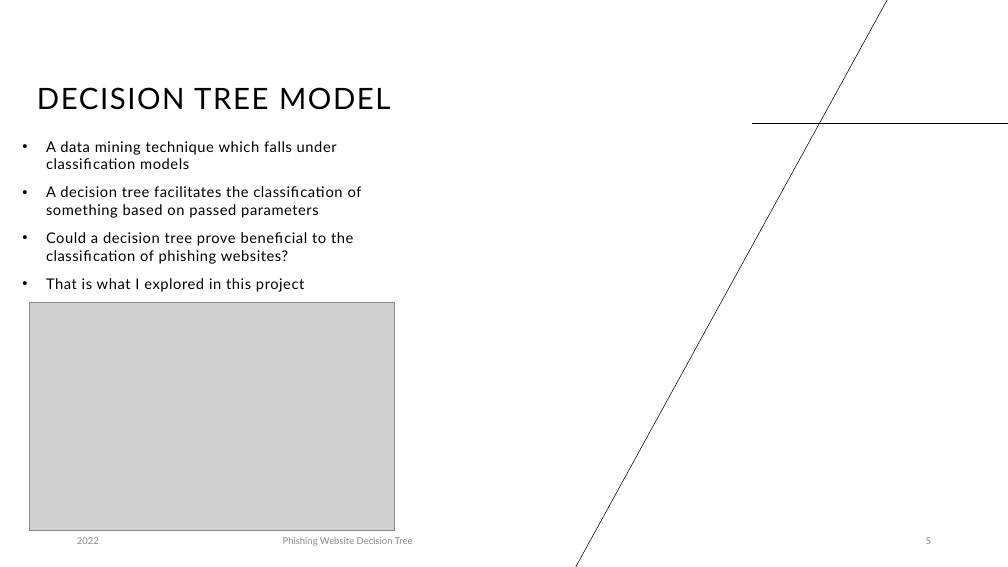
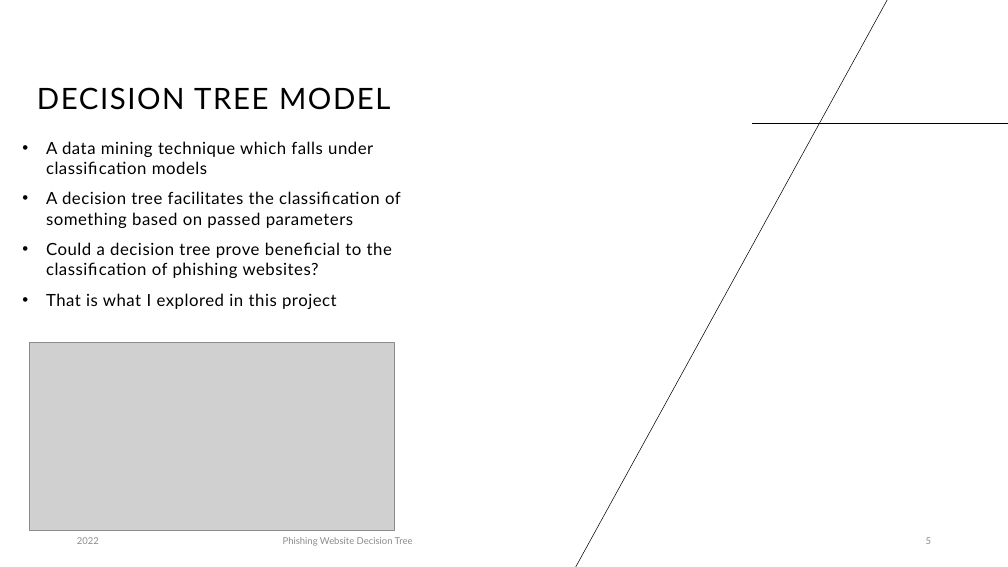
Before and after one commit to JakenW/CS422-Data-Mining, a slide deck: slide 5 of Final Project/Final Project Presentation - Jaken Whipp.pptx. Drawn at 1008x567 pixels with LibreOffice and Linux fonts; fonts in the diff are those of the drawing; grey boxes stand for pictures. Boxes give left, top, right and bottom in pixels: in the first picture for what was removed or moved away, otherwise in the second. Text is boxed around its words. In the diff, an @@ line names an element or a change of style, - is before the commit and + after.

```diff
--- a/Final Project/Final Project Presentation - Jaken Whipp.pptx
+++ b/Final Project/Final Project Presentation - Jaken Whipp.pptx
@@ text "A data mining technique which ..." at (x1=46, y1=141, x2=401, y2=309): size 14 to 16 pt @@
@@ picture resized from (x1=29, y1=302, x2=395, y2=531) to (x1=29, y1=343, x2=395, y2=531) @@
```
Also in this commit, not shown: 7 other slides changed, 1 slide added.
